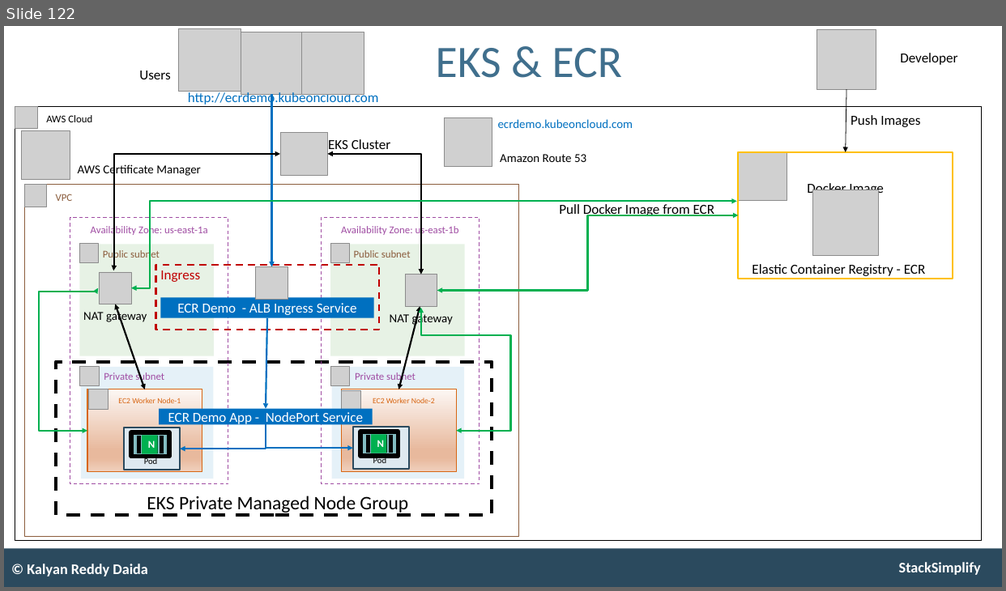
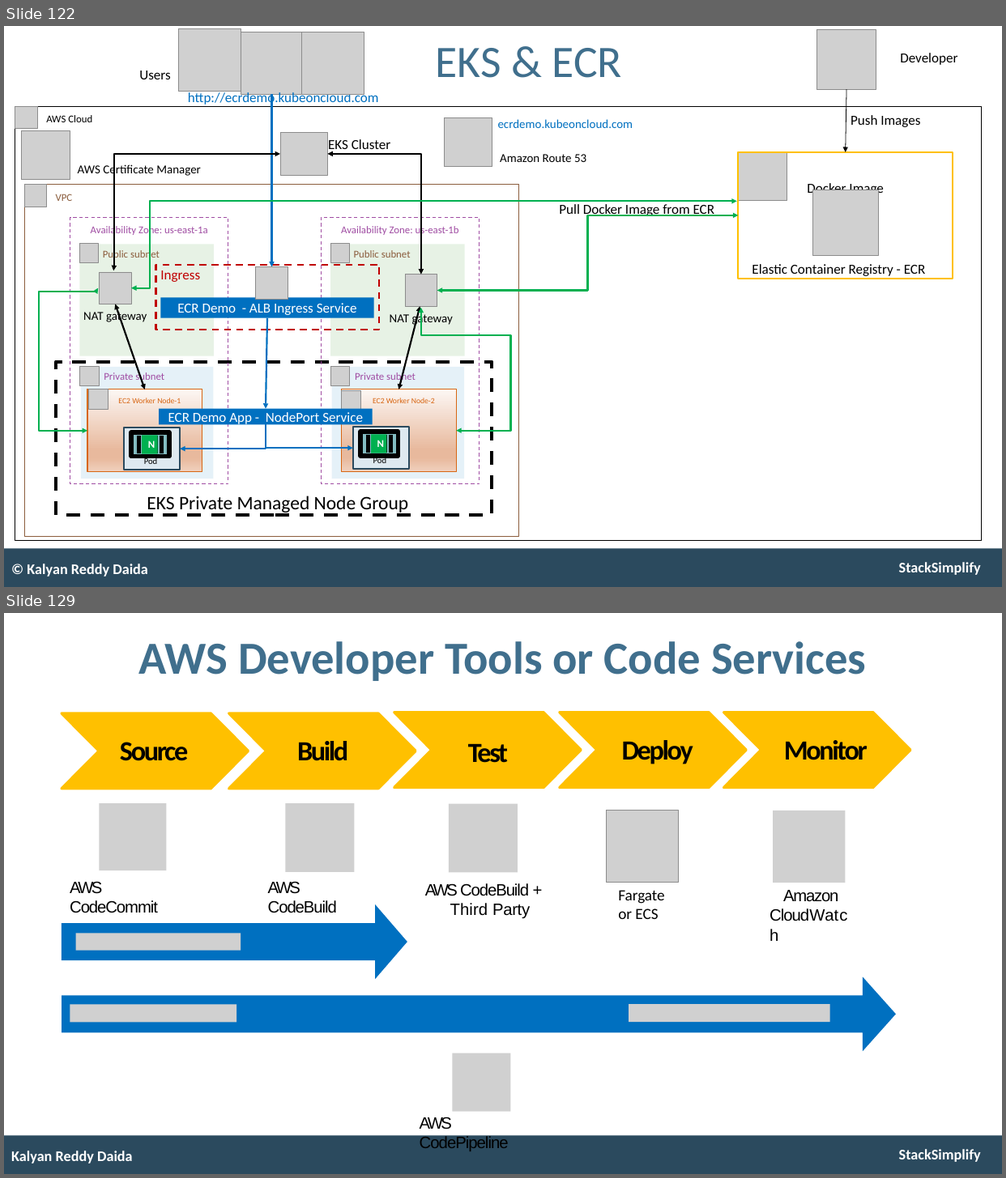
Before and after one commit to talvionyx/aws-eks-kubernetes-masterclass, a slide deck: presentation/AWS-Fargate-and-EKS-Masterclass.pptx. Shown one above the other, each under a label of ours: slide 122 before the commit, slides 122 and 129 after it; the slides between them are not shown. The pictures are 1006x591 and 1006x1178 pixels, drawn with LibreOffice and Linux fonts; fonts in the diff are those of the drawing; grey boxes stand for pictures. Boxes give left, top, right and bottom in pixels: in the first picture for what was removed or moved away, otherwise in the second. Text is boxed around its words. In the diff, an @@ line names an element or a change of style, - is before the commit and + after.

```diff
--- a/presentation/AWS-Fargate-and-EKS-Masterclass.pptx
+++ b/presentation/AWS-Fargate-and-EKS-Masterclass.pptx
@@ slide 129 added at box(4, 613, 1002, 1174), background #FFFFFF; not listed: 2 template elements that a slide beside it also shows @@
@@ text added at box(138, 641, 866, 681), 53 pt, text #406F8D, bold @@
+AWS Developer Tools or Code Services
@@ freeform shape added at box(62, 713, 248, 789), fill #FFC000, outline #FFC000 3 pt @@
@@ freeform shape added at box(229, 713, 415, 789), fill #FFC000, outline #FFC000 3 pt @@
@@ freeform shape added at box(394, 712, 581, 788), fill #FFC000, outline #FFC000 3 pt @@
@@ freeform shape added at box(560, 712, 746, 788), fill #FFC000, outline #FFC000 3 pt @@
@@ freeform shape added at box(724, 712, 910, 788), fill #FFC000, outline #FFC000 3 pt @@
@@ text added at box(120, 742, 188, 761), 32 pt, text #000000, bold @@
+Source
@@ text added at box(297, 741, 348, 761), 32 pt, text #000000, bold @@
+Build
@@ text added at box(468, 743, 508, 763), 32 pt, text #000000, bold @@
+Test
@@ text added at box(622, 740, 693, 764), 32 pt, text #000000, bold @@
+Deploy
@@ text added at box(784, 740, 867, 760), 32 pt, text #000000, bold @@
+Monitor
@@ picture added at box(99, 803, 166, 871) @@
@@ picture added at box(285, 803, 354, 872) @@
@@ picture added at box(449, 804, 518, 872) @@
@@ picture added at box(606, 810, 678, 883) @@
@@ picture added at box(773, 811, 846, 883) @@
@@ text added at box(70, 881, 158, 914), 19 pt, text #000000 @@
+AWS CodeCommit
@@ text added at box(268, 881, 337, 914), 19 pt, text #000000 @@
+AWS CodeBuild
@@ text added at box(425, 884, 530, 919), 19 pt, text #000000 @@
+AWS CodeBuild + Third Party
@@ text added at box(618, 890, 664, 919), 18 pt, text #000000 @@
+Fargate
+or ECS
@@ text added at box(783, 890, 838, 902), 19 pt, text #000000 @@
+Amazon CloudWatch
@@ freeform shape added at box(62, 905, 407, 980), fill #0070C0 @@
@@ picture added at box(76, 934, 241, 951) @@
@@ freeform shape added at box(62, 977, 896, 1052), fill #0070C0 @@
@@ picture added at box(70, 1005, 236, 1023) @@
@@ picture added at box(629, 1004, 830, 1022) @@
@@ picture added at box(453, 1054, 511, 1111) @@
@@ text added at box(420, 1117, 509, 1152), 19 pt, text #000000 @@
+AWS CodePipeline
@@ text added at box(11, 1151, 133, 1164), 17 pt, text #FFFFFF, bold @@
+Kalyan Reddy Daida
```
Also in this commit, not shown: 1 slide changed, 19 other slides added, 1 other file.
